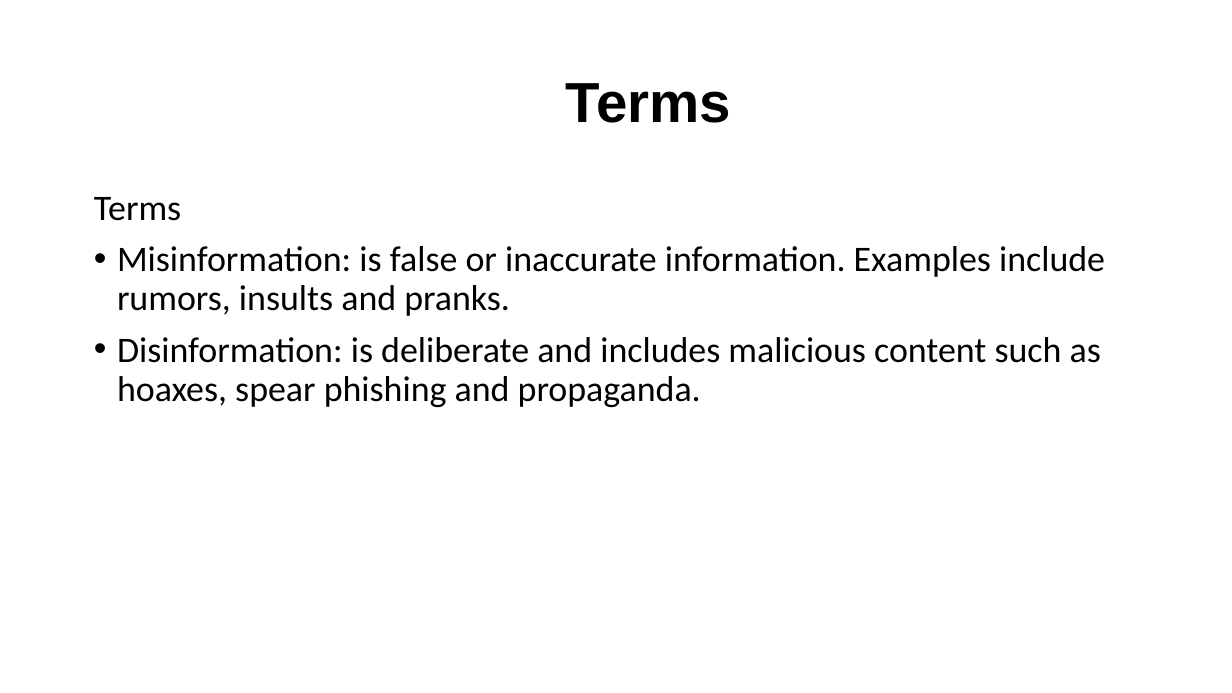
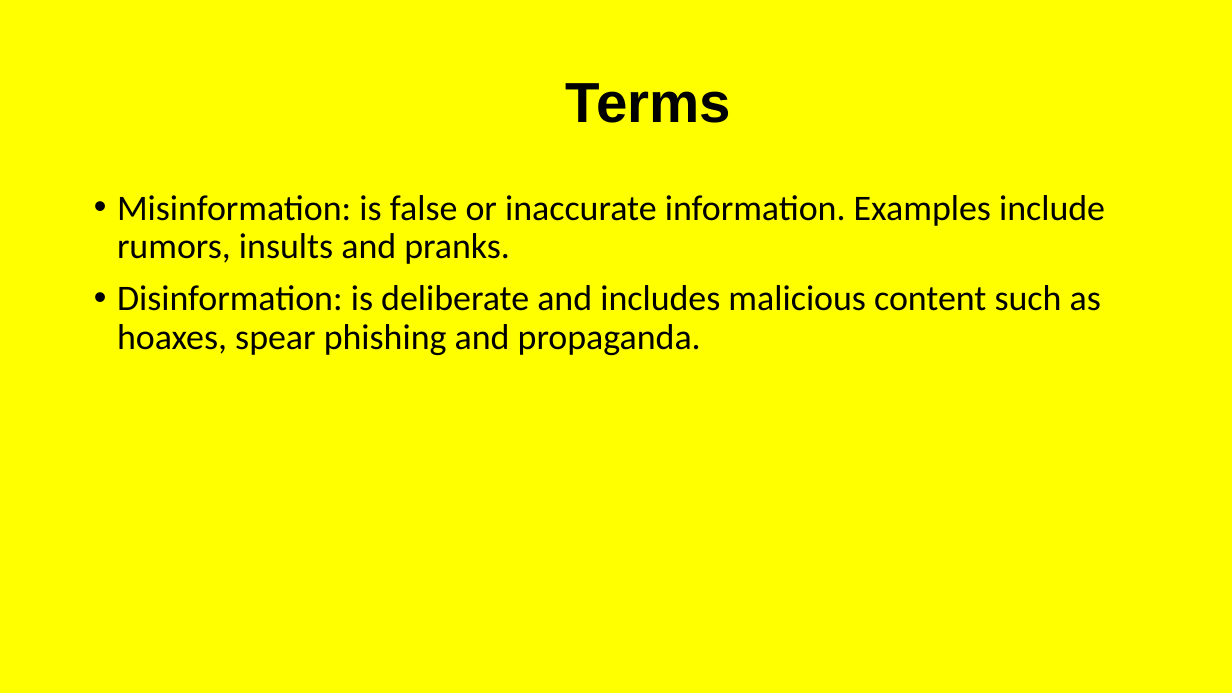
Before and after one commit to irregularchat/Counter_Malign_Information_Training, a slide deck: slide 8 of Counter_Malign_Information/4-Implement-For_Instructors/Lesson_Plans/Lesson_05-Identify_Malign_Information/Audio_Visual-Identify_Misinformation/Instructor-Lesson_Slide-Identify_Misinformation.pptx (slide 5 before the commit). Drawn at 1232x693 pixels with LibreOffice and Linux fonts; fonts in the diff are those of the drawing. Boxes give left, top, right and bottom in pixels: in the first picture for what was removed or moved away, otherwise in the second. Text is boxed around its words. In the diff, an @@ line names an element or a change of style, - is before the commit and + after.

```diff
--- a/Counter_Malign_Information/4-Implement-For_Instructors/Lesson_Plans/Lesson_05-Identify_Malign_Information/Audio_Visual-Identify_Misinformation/Instructor-Lesson_Slide-Identify_Misinformation.pptx
+++ b/Counter_Malign_Information/4-Implement-For_Instructors/Lesson_Plans/Lesson_05-Identify_Malign_Information/Audio_Visual-Identify_Misinformation/Instructor-Lesson_Slide-Identify_Misinformation.pptx
@@ background #FFFFFF to #FFFF00 @@
@@ text at bbox=[94, 197, 181, 221]: paragraph removed @@
-Terms
```
Also in this commit, not shown: 16 other slides changed, 27 slides added, 1 slide removed, 3 other files.
